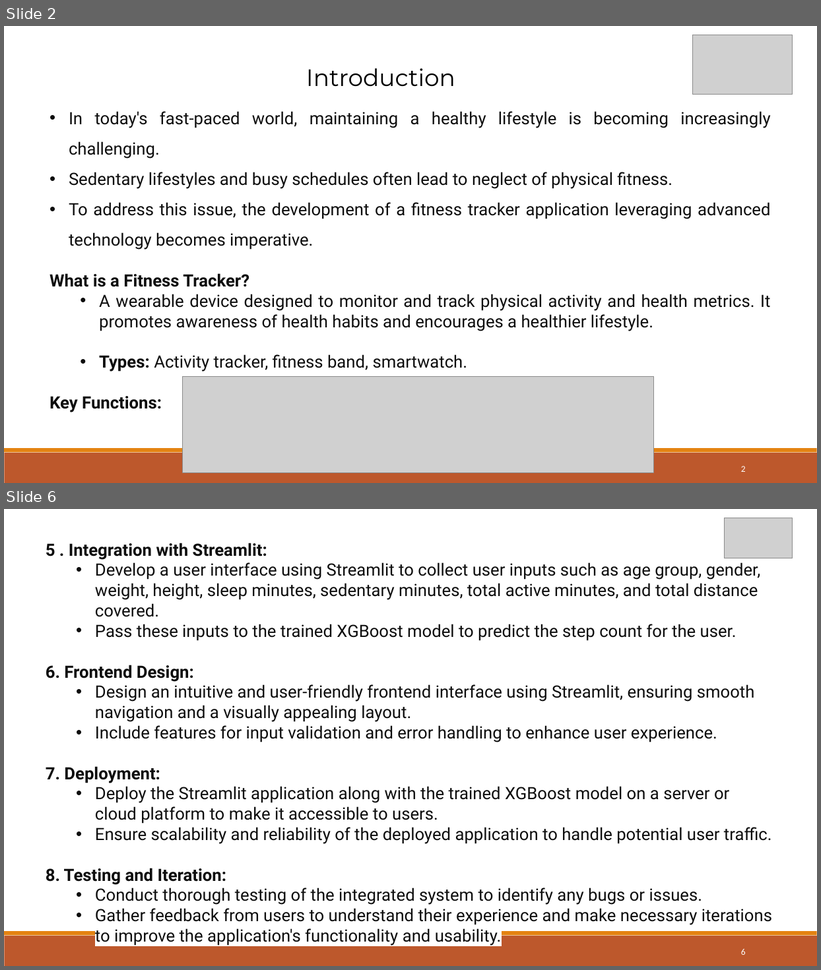
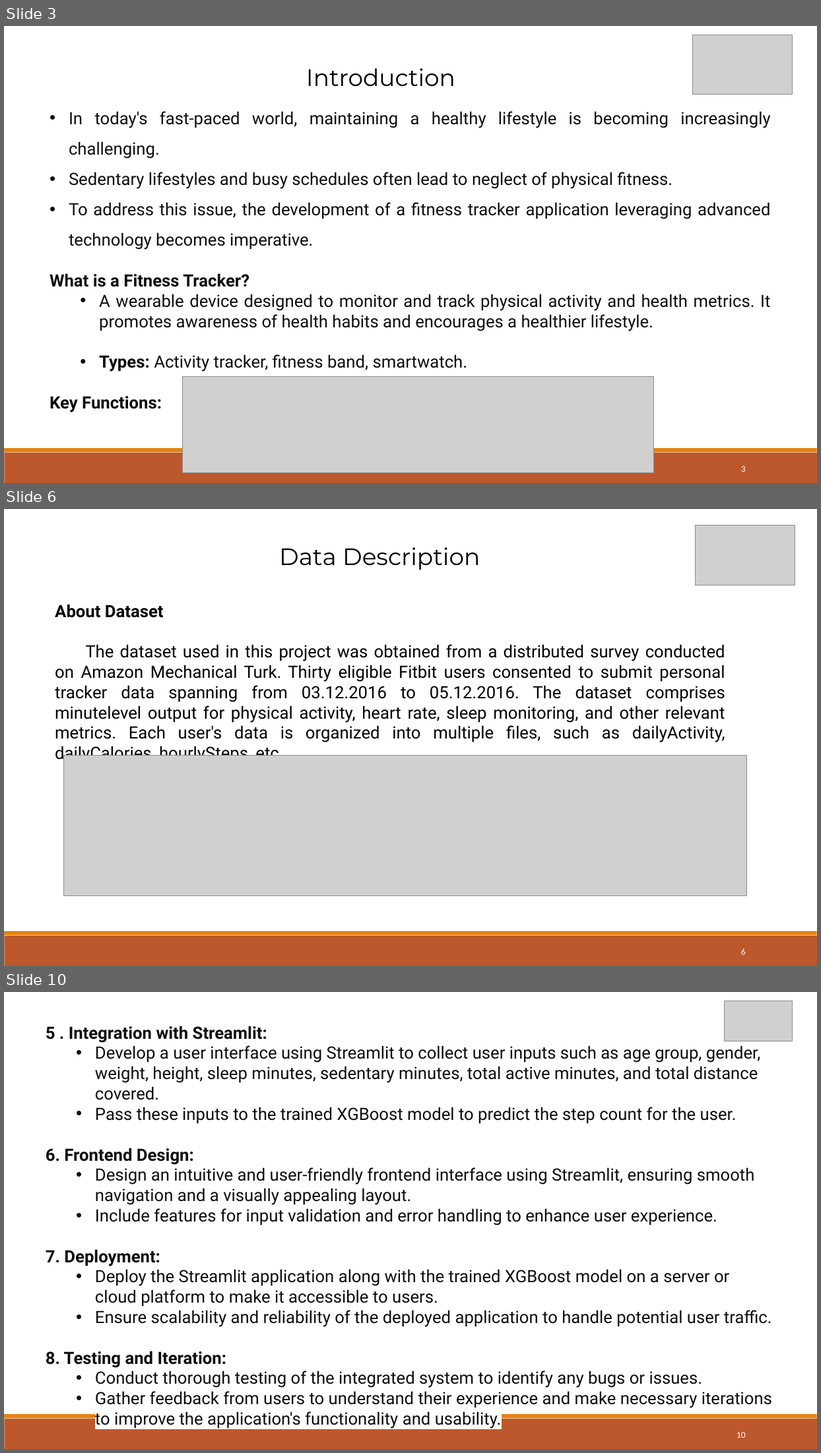
Before and after one commit to mrudulamadhavan/MrudulaAP_Scifor, a slide deck: MainProject/FITNESS TRACKER.pptx. Shown one above the other, each under a label of ours: slides 2 and 6 before the commit, slides 3, 6 and 10 after it; the slides between them are not shown. The pictures are 821x970 and 821x1453 pixels, drawn with LibreOffice and Linux fonts; fonts in the diff are those of the drawing; grey boxes stand for pictures. Boxes give left, top, right and bottom in pixels: in the first picture for what was removed or moved away, otherwise in the second. Text is boxed around its words. In the diff, an @@ line names an element or a change of style, - is before the commit and + after.

```diff
--- a/MainProject/FITNESS TRACKER.pptx
+++ b/MainProject/FITNESS TRACKER.pptx
@@ slide 6 added at (x1=4, y1=509, x2=817, y2=966), background #FFFFFF; not listed: 2 template elements that a slide beside it also shows @@
@@ picture added at (x1=695, y1=525, x2=795, y2=586) @@
@@ text added at (x1=279, y1=547, x2=480, y2=570), 28 pt, text #000000 @@
+Data Description
@@ text added at (x1=55, y1=604, x2=725, y2=756), 20 pt, text #000000 @@
+About Dataset
+The dataset used in this project was obtained from a distributed survey conducted on Amazon Mechanical Turk. Thirty eligible Fitbit users consented to submit personal tracker data spanning from 03.12.2016 to 05.12.2016. The dataset comprises minutelevel output for physical activity, heart rate, sleep monitoring, and other relevant metrics. Each user's data is organized into multiple files, such as dailyActivity, dailyCalories, hourlySteps, etc.
@@ picture added at (x1=64, y1=755, x2=747, y2=896) @@
@@ page number added at (x1=741, y1=949, x2=746, y2=955), 10.5 pt, text #FFFFFF @@
+6
@@ what was slide 2 is now slide 3 @@
@@ what was slide 6 is now slide 10 @@
@@ page number at (x1=737, y1=1432, x2=746, y2=1438): text changed @@
-6
+10
```
Also in this commit, not shown: 5 slides changed, 3 other slides added, 1 other file.
